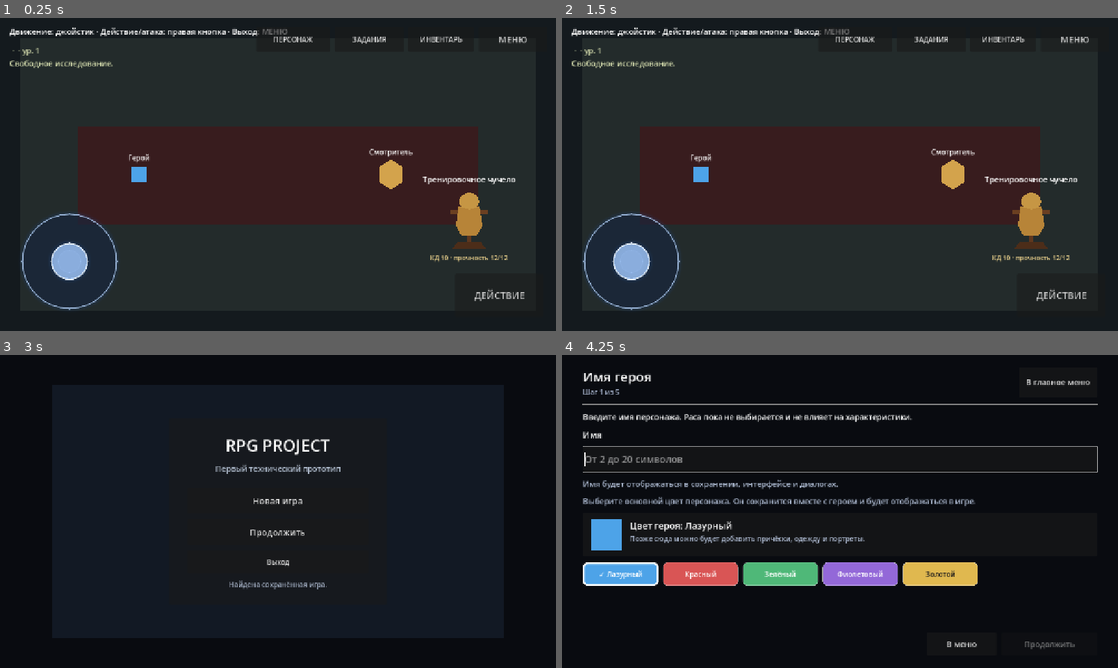
Above: before the commit, frames 1-4 (two rows, left to right).
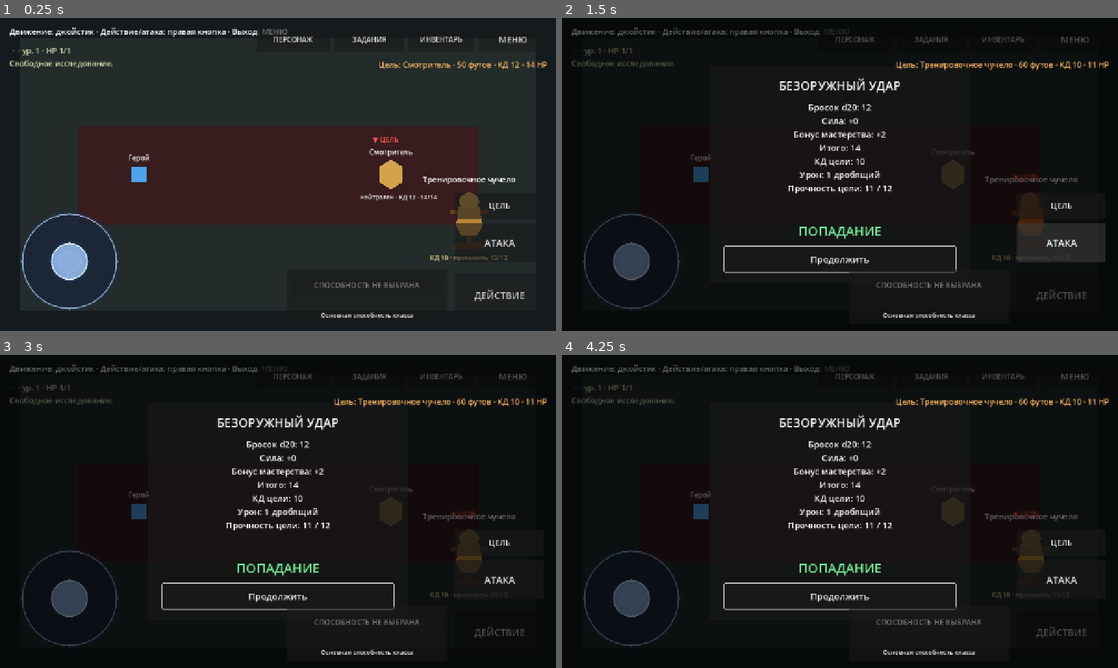
Above: after the commit, the same moments.

Repository: eretenkodaniil16-rgb/rpg-project
Game: Godot game, scene res://scenes/game/game.tscn
Same seed, same stepped clock (60 frames per second), same inputs: the game is played once before the commit and once after it. This scene is started directly instead of the project's main scene.
Inputs (mouse positions are in pixels of both pictures, inside the frame that each line leads up to):
- Up to frame 1 (0.25 s): no input
- Up to frame 2 (1.5 s): click (1062, 205) at 0.5 s, where only the run after the commit has a clickable "ЦЕЛЬ"; click (1062, 243) at 1.25 s, where only the run after the commit has a clickable "АТАКА"
- Up to frame 3 (3 s): click "ДЕЙСТВИЕ" at 2 s; click "МЕНЮ" at 2.75 s
- Up to frame 4 (4.25 s): click (840, 502) at 3.5 s, where only the run before the commit has a clickable "Новая игра"

The runs differ from the first frame. In frame 1, 1.7% of the frame differs, in the area x 7-99%, y 9-96%; in frame 2, 57%, in the area x 1-99%, y 2-96%; in frame 3, 14%; in frame 4, 16%.
Error before the commit: Invalid access to property or key 'rest_requested' on a base object of type 'Control (AbilityPanel)'. (res://scripts/game/game.gd:107)

Commit message:
feat: add target selection and separate attack controls

Diff:
--- a/scripts/game/game.gd
+++ b/scripts/game/game.gd
@@ -10,14 +10,20 @@
 var _character_button: Button
 var _quest_button: Button
 var _inventory_button: Button
+var _attack_button: Button
+var _target_button: Button
+var _target_label: Label
+var _combat_message: Label
 var _character_sheet: CharacterSheet
 var _quest_journal: QuestJournal
 var _inventory_panel: InventoryPanel
 var _attack_popup: AttackResultPopup
 var _training_dummy: TrainingDummy
 var _ability_panel: AbilityPanel
+var _selected_target: Node = null
 var _class_data: ClassDataSystem = ClassDataSystem.new()
 var _ability_system: ClassAbilitySystem = ClassAbilitySystem.new()
+var _combat_system: CombatSystem = CombatSystem.new()
 
 
 func _ready() -> void:
@@ -26,8 +32,14 @@
 	_build_player_menus()
 	_build_combat_training()
 	_build_ability_ui()
+	_build_combat_controls()
 	_connect_progress_signals()
 	_update_status()
+	call_deferred("_select_nearest_target")
+
+
+func _process(_delta: float) -> void:
+	_update_target_label()
 
 
 func _unhandled_input(event: InputEvent) -> void:
@@ -37,12 +49,11 @@
 		var key_event := event as InputEventKey
 		if key_event.pressed and not key_event.echo:
 			match key_event.keycode:
-				KEY_C:
-					_open_character_sheet()
-				KEY_J:
-					_open_quest_journal()
-				KEY_I:
-					_open_inventory()
+				KEY_C: _open_character_sheet()
+				KEY_J: _open_quest_journal()
+				KEY_I: _open_inventory()
+				KEY_TAB: _cycle_target()
+				KEY_F: _request_attack()
 				_:
 					super._unhandled_input(event)
 					return
@@ -54,7 +65,7 @@
 func _build_player_menus() -> void:
 	var interface: CanvasLayer = $Interface
 	help_label.offset_right = 580.0
-	status_label.offset_right = 580.0
+	status_label.offset_right = 620.0
 	_character_button = _create_top_button("CharacterButton", "ПЕРСОНАЖ", -690.0, -520.0)
 	_character_button.pressed.connect(_open_character_sheet)
 	interface.add_child(_character_button)
@@ -66,6 +77,7 @@
 	interface.add_child(_inventory_button)
 	_character_sheet = CHARACTER_SHEET_SCENE.instantiate() as CharacterSheet
 	_character_sheet.name = "CharacterSheet"
+	_character_sheet.rest_completed.connect(_on_rest_completed)
 	interface.add_child(_character_sheet)
 	_quest_journal = QUEST_JOURNAL_SCENE.instantiate() as QuestJournal
 	_quest_journal.name = "QuestJournal"
@@ -104,9 +116,60 @@
 	_ability_panel = ABILITY_PANEL_SCENE.instantiate() as AbilityPanel
 	_ability_panel.name = "AbilityPanel"
 	_ability_panel.ability_requested.connect(_on_ability_requested)
-	_ability_panel.rest_requested.connect(_on_rest_requested)
 	interface.add_child(_ability_panel)
 	_ability_panel.bind_character(GameState.player_character)
+
+
+func _build_combat_controls() -> void:
+	var interface: CanvasLayer = $Interface
+	_target_label = Label.new()
+	_target_label.name = "TargetLabel"
+	_target_label.set_anchors_preset(Control.PRESET_TOP_RIGHT)
+	_target_label.offset_left = -600.0
+	_target_label.offset_top = 94.0
+	_target_label.offset_right = -20.0
+	_target_label.offset_bottom = 132.0
+	_target_label.horizontal_alignment = HORIZONTAL_ALIGNMENT_RIGHT
+	_target_label.add_theme_color_override("font_color", Color(1.0, 0.72, 0.38, 1.0))
+	_target_label.add_theme_font_size_override("font_size", 18)
+	interface.add_child(_target_label)
+
+	_target_button = Button.new()
+	_target_button.name = "TargetButton"
+	_target_button.text = "ЦЕЛЬ"
+	_target_button.set_anchors_preset(Control.PRESET_BOTTOM_RIGHT)
+	_target_button.offset_left = -232.0
+	_target_button.offset_top = -318.0
+	_target_button.offset_right = -28.0
+	_target_button.offset_bottom = -258.0
+	_target_button.add_theme_font_size_override("font_size", 18)
+	_target_button.pressed.connect(_cycle_target)
+	_target_button.visible = _uses_touch_controls()
+	interface.add_child(_target_button)
+
+	_attack_button = Button.new()
+	_attack_button.name = "AttackButton"
+	_attack_button.text = "АТАКА"
+	_attack_button.set_anchors_preset(Control.PRESET_BOTTOM_RIGHT)
+	_attack_button.offset_left = -232.0
+	_attack_button.offset_top = -248.0
+	_attack_button.offset_right = -28.0
+	_attack_button.offset_bottom = -158.0
+	_attack_button.add_theme_font_size_override("font_size", 22)
+	_attack_button.pressed.connect(_request_attack)
+	_attack_button.visible = _uses_touch_controls()
+	interface.add_child(_attack_button)
+
+	_combat_message = Label.new()
+	_combat_message.name = "CombatMessageLabel"
+	_combat_message.offset_left = 330.0
+	_combat_message.offset_top = 570.0
+	_combat_message.offset_right = 950.0
+	_combat_message.offset_bottom = 616.0
+	_combat_message.horizontal_alignment = HORIZONTAL_ALIGNMENT_CENTER
+	_combat_message.add_theme_font_size_override("font_size", 18)
+	_combat_message.autowrap_mode = TextServer.AUTOWRAP_WORD_SMART
+	interface.add_child(_combat_message)
 
 
 func _connect_progress_signals() -> void:
@@ -143,6 +206,114 @@
 	)
 
 
+func _request_attack() -> void:
+	if GameState.input_locked or _any_overlay_visible():
+		return
+	if not _target_is_valid(_selected_target):
+		_select_nearest_target()
+	if not _target_is_valid(_selected_target):
+		show_combat_message("В комнате нет доступной цели.", false)
+		return
+	var weapon: Dictionary = _class_data.get_equipped_weapon(GameState.player_character)
+	var distance: int = DistanceSystem.distance_feet(player.global_position, (_selected_target as Node2D).global_position)
+	var ammo_id: String = str(weapon.get("ammunition_id", ""))
+	var context: Dictionary = {
+		"target_name": _target_name(_selected_target),
+		"distance_feet": distance,
+		"disadvantage": _has_hostile_within_five_feet(),
+		"no_ammunition": not ammo_id.is_empty() and not GameState.has_item(ammo_id)
+	}
+	var result: AttackResult = _combat_system.perform_basic_attack(
+		GameState.player_character,
+		int(_selected_target.call("get_armor_class")),
+		weapon,
+		-1,
+		[],
+		context
+	)
+	if result.out_of_range or result.no_ammunition:
+		_attack_popup.show_result(result)
+		return
+	if not ammo_id.is_empty():
+		GameState.remove_item(ammo_id, 1, false)
+	player.play_attack_animation((_selected_target as Node2D).global_position)
+	_selected_target.call("receive_player_attack", result, true)
+	GameState.save_game()
+	_update_status()
+
+
+func _cycle_target() -> void:
+	if GameState.input_locked:
+		return
+	var targets: Array[Node] = _available_targets()
+	if targets.is_empty():
+		_set_selected_target(null)
+		show_combat_message("Нет доступных целей.", false)
+		return
+	var current_index: int = targets.find(_selected_target)
+	_set_selected_target(targets[(current_index + 1) % targets.size()])
+
+
+func _select_nearest_target() -> void:
+	var targets: Array[Node] = _available_targets()
+	if targets.is_empty():
+		_set_selected_target(null)
+		return
+	var nearest: Node = targets[0]
+	var nearest_distance: float = player.global_position.distance_squared_to((nearest as Node2D).global_position)
+	for target: Node in targets:
+		var candidate: float = player.global_position.distance_squared_to((target as Node2D).global_position)
+		if candidate < nearest_distance:
+			nearest = target
+			nearest_distance = candidate
+	_set_selected_target(nearest)
+
+
+func _available_targets() -> Array[Node]:
+	var result: Array[Node] = []
+	for target: Node in get_tree().get_nodes_in_group("combat_targets"):
+		if target is Node2D and target.has_method("is_combat_active") and bool(target.call("is_combat_active")):
+			result.append(target)
+	return result
+
+
+func _set_selected_target(target: Node) -> void:
+	if is_instance_valid(_selected_target) and _selected_target.has_method("set_combat_targeted"):
+		_selected_target.call("set_combat_targeted", false)
+	_selected_target = target
+	if is_instance_valid(_selected_target) and _selected_target.has_method("set_combat_targeted"):
+		_selected_target.call("set_combat_targeted", true)
+	_update_target_label()
+
+
+func _target_is_valid(target: Node) -> bool:
+	return is_instance_valid(target) and target is Node2D and target.has_method("is_combat_active") and bool(target.call("is_combat_active"))
+
+
+func _target_name(target: Node) -> String:
+	return str(target.call("get_combat_name")) if is_instance_valid(target) and target.has_method("get_combat_name") else "Цель"
+
+
+func _update_target_label() -> void:
+	if _target_label == null:
+		return
+	if not _target_is_valid(_selected_target):
+		_target_label.text = "Цель не выбрана · Tab/ЦЕЛЬ"
+		return
+	var distance: int = DistanceSystem.distance_feet(player.global_position, (_selected_target as Node2D).global_position)
+	_target_label.text = "Цель: %s · %d футов · КД %d · %d HP" % [
+		_target_name(_selected_target), distance, int(_selected_target.call("get_armor_class")), int(_selected_target.call("get_current_health"))
+	]
+
+
+func _has_hostile_within_five_feet() -> bool:
+	for target: Node in get_tree().get_nodes_in_group("combat_targets"):
+		if target is Node2D and target.has_method("is_hostile") and bool(target.call("is_hostile")):
+			if DistanceSystem.distance_feet(player.global_position, (target as Node2D).global_position) <= DistanceSystem.MELEE_REACH_FEET:
+				return true
+	return false
+
+
 func _on_ability_requested(ability_id: String) -> void:
 	if GameState.input_locked:
 		return
@@ -155,27 +326,70 @@
 	if target_type == "self":
 		response = _ability_system.use_self_ability(GameState.player_character, ability)
 	else:
-		var target: Node = player.interactable
-		if not is_instance_valid(target) or not target.has_method("receive_signature_ability"):
-			_ability_panel.set_message("Подойдите к тренировочной цели.", false)
+		if not _target_is_valid(_selected_target):
+			_select_nearest_target()
+		if not _target_is_valid(_selected_target) or not _selected_target.has_method("receive_signature_ability"):
+			_ability_panel.set_message("Сначала выберите боевую цель.", false)
 			return
-		response = target.call("receive_signature_ability", ability, true) as Dictionary
+		var distance: int = DistanceSystem.distance_feet(player.global_position, (_selected_target as Node2D).global_position)
+		var maximum_range: int = int(ability.get("range_ft", 5))
+		if distance > maximum_range:
+			_ability_panel.set_message("Цель дальше %d футов." % maximum_range, false)
+			return
+		var context: Dictionary = {
+			"target_name": _target_name(_selected_target),
+			"distance_feet": distance,
+			"disadvantage": _has_hostile_within_five_feet()
+		}
+		response = _selected_target.call("receive_signature_ability", ability, true, context) as Dictionary
 	_ability_panel.set_message(str(response.get("message", "Способность применена.")), bool(response.get("success", false)))
 	GameState.save_game()
 	_update_status()
 
 
-func _on_rest_requested() -> void:
-	_class_data.long_rest(GameState.player_character)
-	_ability_panel.set_message("Долгий отдых восстановил здоровье и ресурсы.", true)
+func _on_rest_completed(rest_type: String) -> void:
+	if rest_type == "long":
+		for target: Node in get_tree().get_nodes_in_group("combat_targets"):
+			if target.has_method("reset_combat_state"):
+				target.call("reset_combat_state", true)
+	show_combat_message("Короткий отдых завершён." if rest_type == "short" else "Долгий отдых завершён; все противники успокоились.", true)
+	if _ability_panel != null:
+		_ability_panel.refresh()
+	_update_status()
+
+
+func show_combat_message(message: String, is_success: bool = true) -> void:
+	if _combat_message == null:
+		return
+	_combat_message.text = message
+	_combat_message.add_theme_color_override("font_color", Color(0.64, 0.94, 0.68, 1.0) if is_success else Color(1.0, 0.55, 0.48, 1.0))
+
+
+func handle_player_defeat(_source: Node = null) -> void:
+	if GameState.input_locked:
+		return
+	GameState.input_locked = true
+	show_combat_message("Персонаж теряет сознание. Через мгновение он очнётся у входа.", false)
+	await get_tree().create_timer(1.5).timeout
+	GameState.player_character.current_health = maxi(1, ceili(GameState.player_character.maximum_health / 2.0))
+	player.global_position = GameState.DEFAULT_PLAYER_POSITION
+	GameState.player_position = player.global_position
+	for target: Node in get_tree().get_nodes_in_group("combat_targets"):
+		if target.has_method("reset_combat_state"):
+			target.call("reset_combat_state", true)
+	GameState.input_locked = false
+	GameState.save_game()
+	_select_nearest_target()
 	_update_status()
 
 
 func _update_status() -> void:
-	var identity: String = "%s · %s · ур. %d" % [
+	var identity: String = "%s · %s · ур. %d · HP %d/%d" % [
 		GameState.player_character.character_name,
 		GameState.player_character.character_class_name,
-		GameState.player_character.level
+		GameState.player_character.level,
+		GameState.player_character.current_health,
+		GameState.player_character.maximum_health
 	]
 	status_label.text = "%s\n%s" % [identity, GameState.get_current_objective_text()]
 	if _ability_panel != null:
